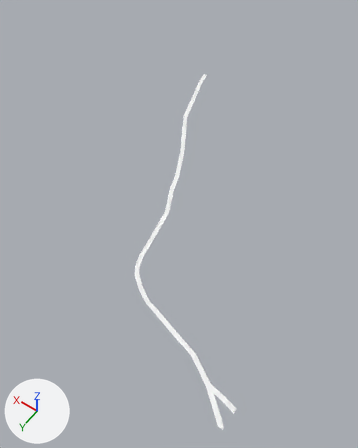
Before and after pictures for a commit that changed the glTF model world/roads/t_-28_-9.glb.
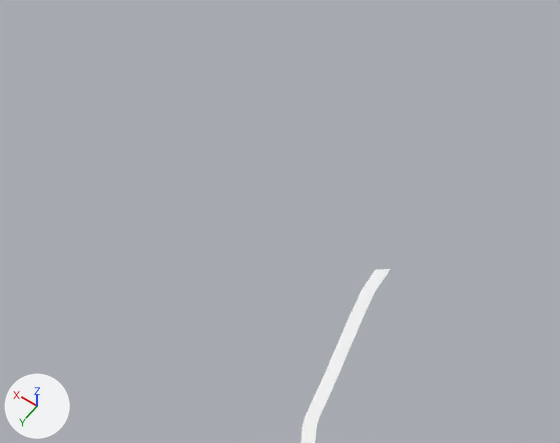
Each version is shown whole from a 50 mm lens placed at (-7192.0, 2376.0, 606.0), pointed at (-7065.0, 2198.0, 327.0), then close up on the part from 28% to 71% of the width and 0% to 27% of the height. Arrows for +X, +Y and +Z are at lower left; the lights stay in place. The first two pictures are the older version.

In view in the first close-up: 'tile'.
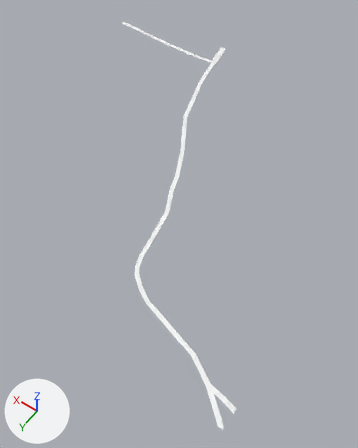
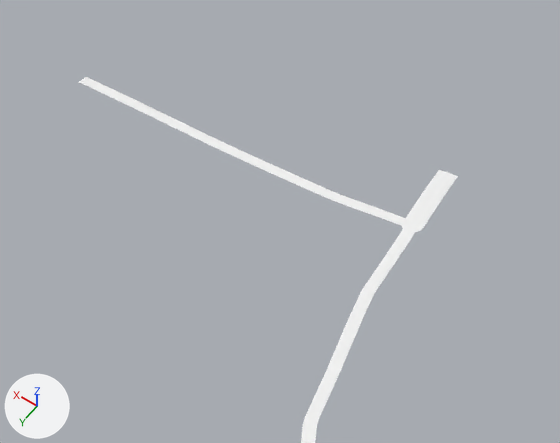
Location of each change, (x1, y1, x2, y2) in pixels of the close-ups (560 x 443 px):
'tile', reshaped
    before: (301, 269, 390, 443)
    after: (79, 77, 458, 443)
part 1 of me_tile, built on
    before: (360, 269, 390, 293)
    after: (79, 77, 458, 272)

The change, as a diff of the scene's bpy script:
```diff
--- a/world/roads/t_-28_-9.glb.py
+++ b/world/roads/t_-28_-9.glb.py
@@ mat_asphalt @@
+mat_asphalt = principled_material('asphalt')
+mat_asphalt.base_color = (1.0, 1.0, 1.0)  # white #ffffff
+mat_asphalt.metallic = 1.0
+mat_asphalt.roughness = 1.0
@@ me_tile @@
 # used by ob_tile; location = (0.0, 0.0, 0.0)
-me_tile.from_pydata(...)  # 963 vertices, 1372 faces; spans x -7168.0..-7010.0, y 2085.0..2304.0, z 336.0..366.0
+me_tile.from_pydata(...)  # 1275 vertices, 1767 faces; spans x -7168.0..-6912.0, y 2048.0..2304.0, z 336.0..369.0
+# me_tile part 1: 1 vertex moved from x -7012.0, y 2086.0, z 365.0 to x -7013.0, y 2086.0, z 365.0; 4 vertices removed from x -7013.0..-7011.0, y 2085.0..2095.0, z 365.0..366.0; 315 vertices added at x -7013.0..-6912.0, y 2048.0..2095.0, z 364.0..369.0
+# other edits to the shape of me_tile do not show in these pictures
 me_tile.materials.append(mat_dirt)
+me_tile.materials.append(mat_asphalt)  # white #ffffff
```
